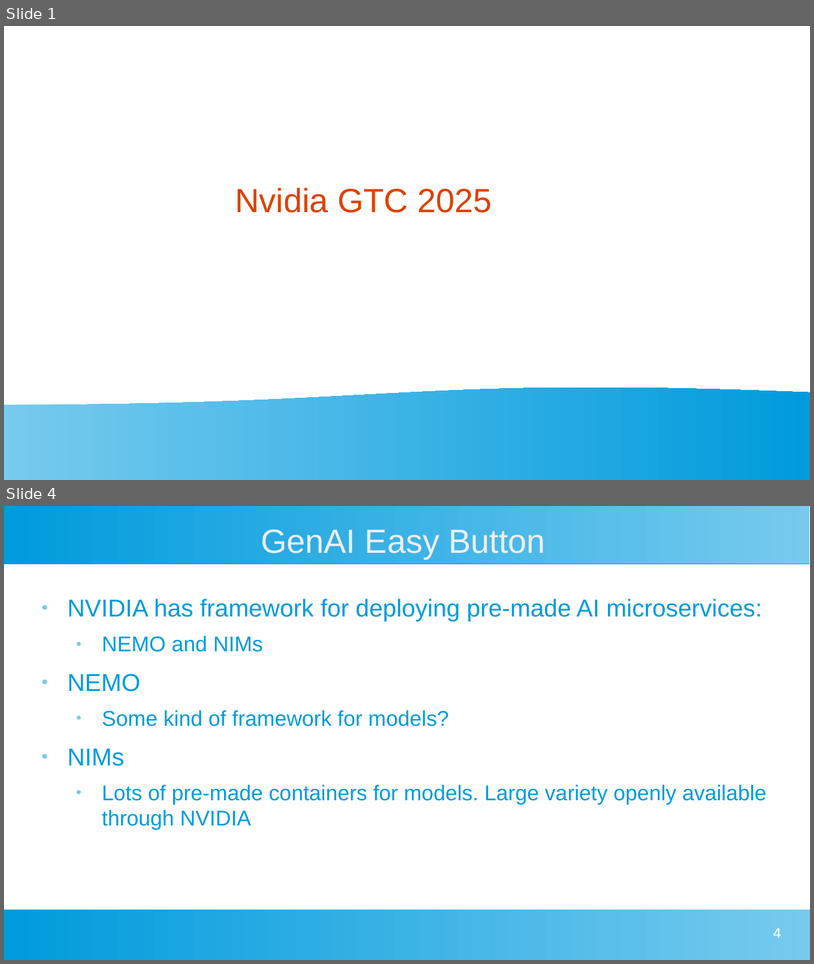
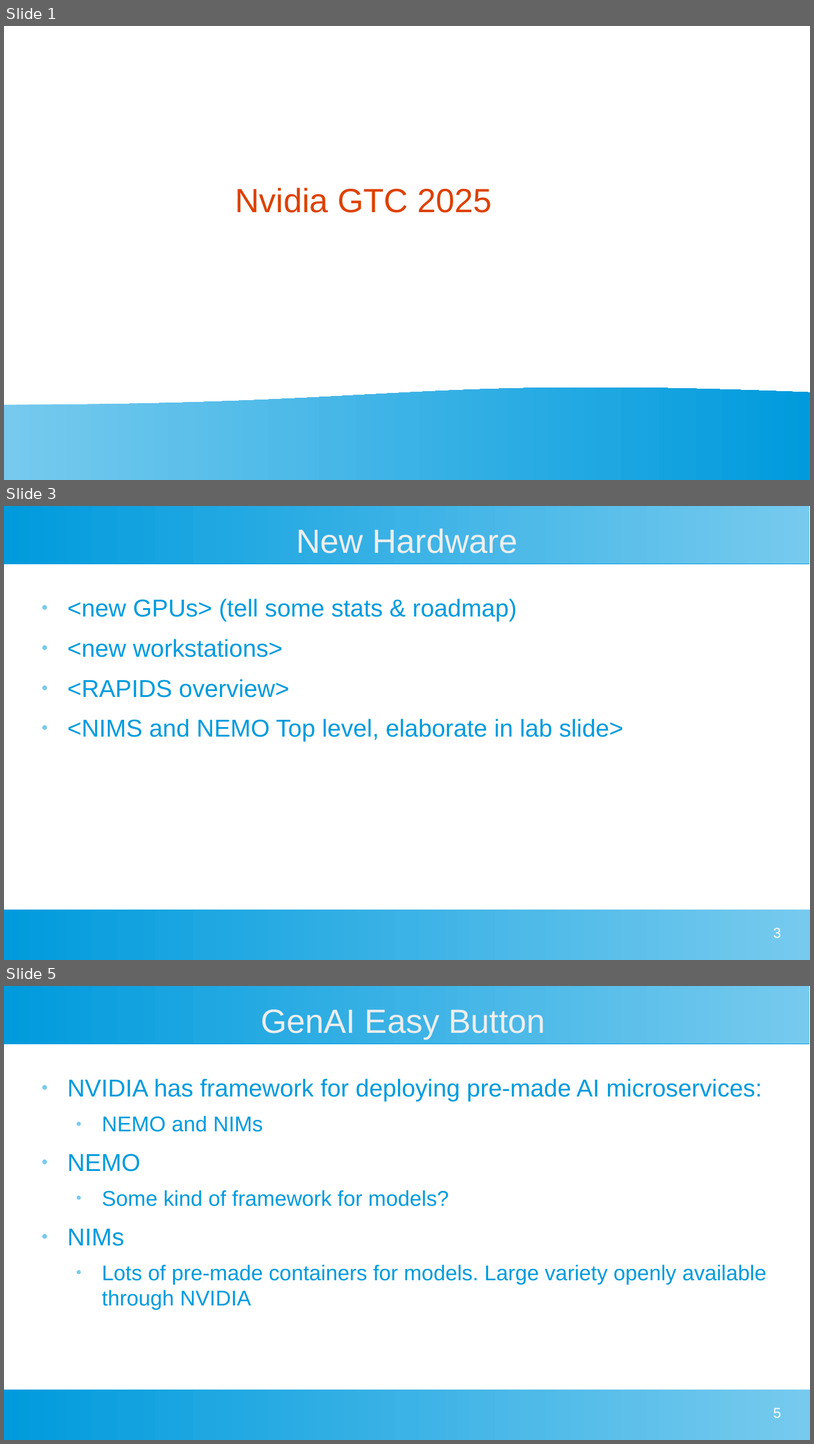
Before and after one commit to Justingunnh/gtc_2025, a slide deck: gtc_2025.odp. Shown one above the other, each under a label of ours: slides 1 and 4 before the commit, slides 1, 3 and 5 after it; the slides between them are not shown. The pictures are 814x964 and 814x1444 pixels, drawn with LibreOffice and Linux fonts; fonts in the diff are those of the drawing. Boxes give left, top, right and bottom in pixels: in the first picture for what was removed or moved away, otherwise in the second. Text is boxed around its words. In the diff, an @@ line names an element or a change of style, - is before the commit and + after.

```diff
--- a/gtc_2025.odp
+++ b/gtc_2025.odp
@@ slide 3 added at [4, 506, 810, 960], background #FFFFFF; not listed: 2 template elements that a slide beside it also shows @@
@@ title added at [296, 528, 518, 553], 33 pt, text #EEEEEE @@
+New Hardware
@@ text added at [68, 598, 624, 741], 24 pt, text #009BDD @@
+● <new GPUs> (tell some stats & roadmap)
+● <new workstations>
+● <RAPIDS overview>
+● <NIMS and NEMO Top level, elaborate in lab slide>
@@ page number added at [774, 927, 782, 937], 14 pt, text #FFFFFF @@
+3
@@ what was slide 4 is now slide 5 @@
@@ page number at [774, 1407, 782, 1417]: text changed @@
-4
+5
```
Also in this commit, not shown: 1 slide changed, 7 other slides added, 1 slide removed, 17 other files.
